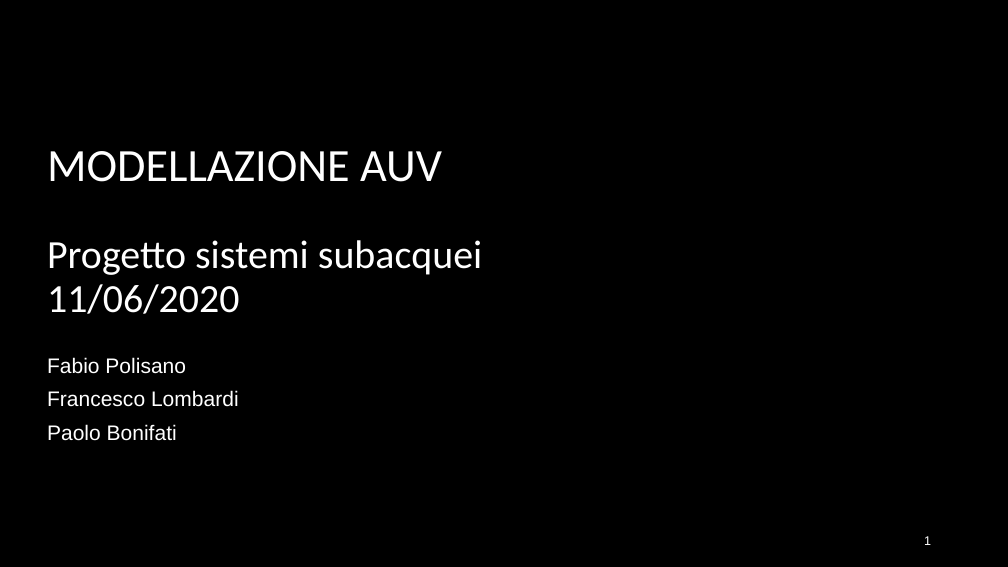
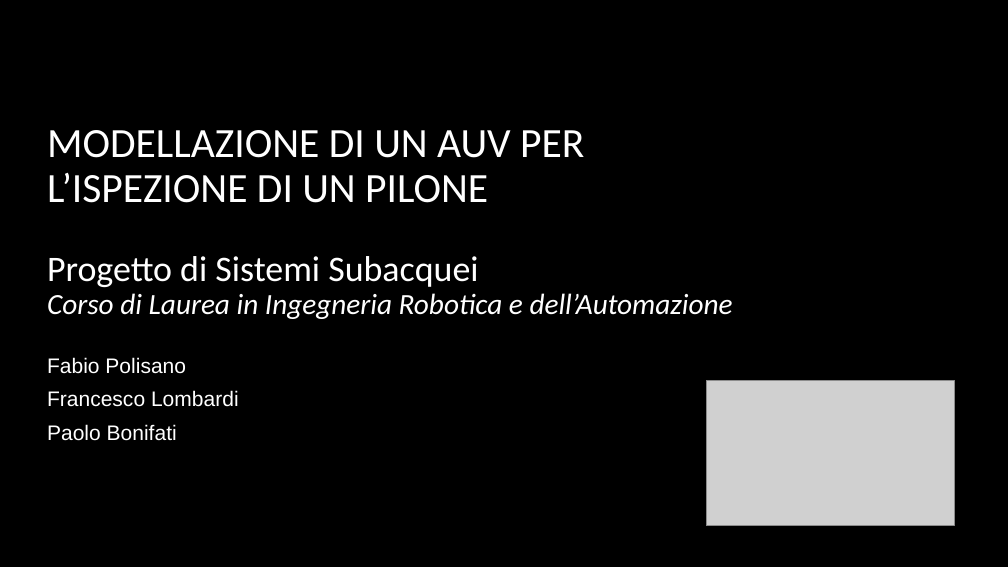
Before and after one commit to polifab/Subacquei_modello, a slide deck: slide 1 of presentazione.pptx. Drawn at 1008x567 pixels with LibreOffice and Linux fonts; fonts in the diff are those of the drawing; grey boxes stand for pictures; background and template pictures are left out. Boxes give left, top, right and bottom in pixels: in the first picture for what was removed or moved away, otherwise in the second. Text is boxed around its words. In the diff, an @@ line names an element or a change of style, - is before the commit and + after.

```diff
--- a/presentazione.pptx
+++ b/presentazione.pptx
@@ title at [47,130,733,319]: text changed; size 38 to 27.9 pt @@
-MODELLAZIONE AUV
-Progetto sistemi subacquei
-11/06/2020
+MODELLAZIONE DI UN AUV PER L’ISPEZIONE DI UN PILONE
+Progetto di Sistemi Subacquei
+Corso di Laurea in Ingegneria Robotica e dell’Automazione
@@ picture added at [706,380,954,526] @@
@@ page number removed at [924,536,931,545] @@
-1
```
Also in this commit, not shown: 13 other slides changed, 6 slides added.
